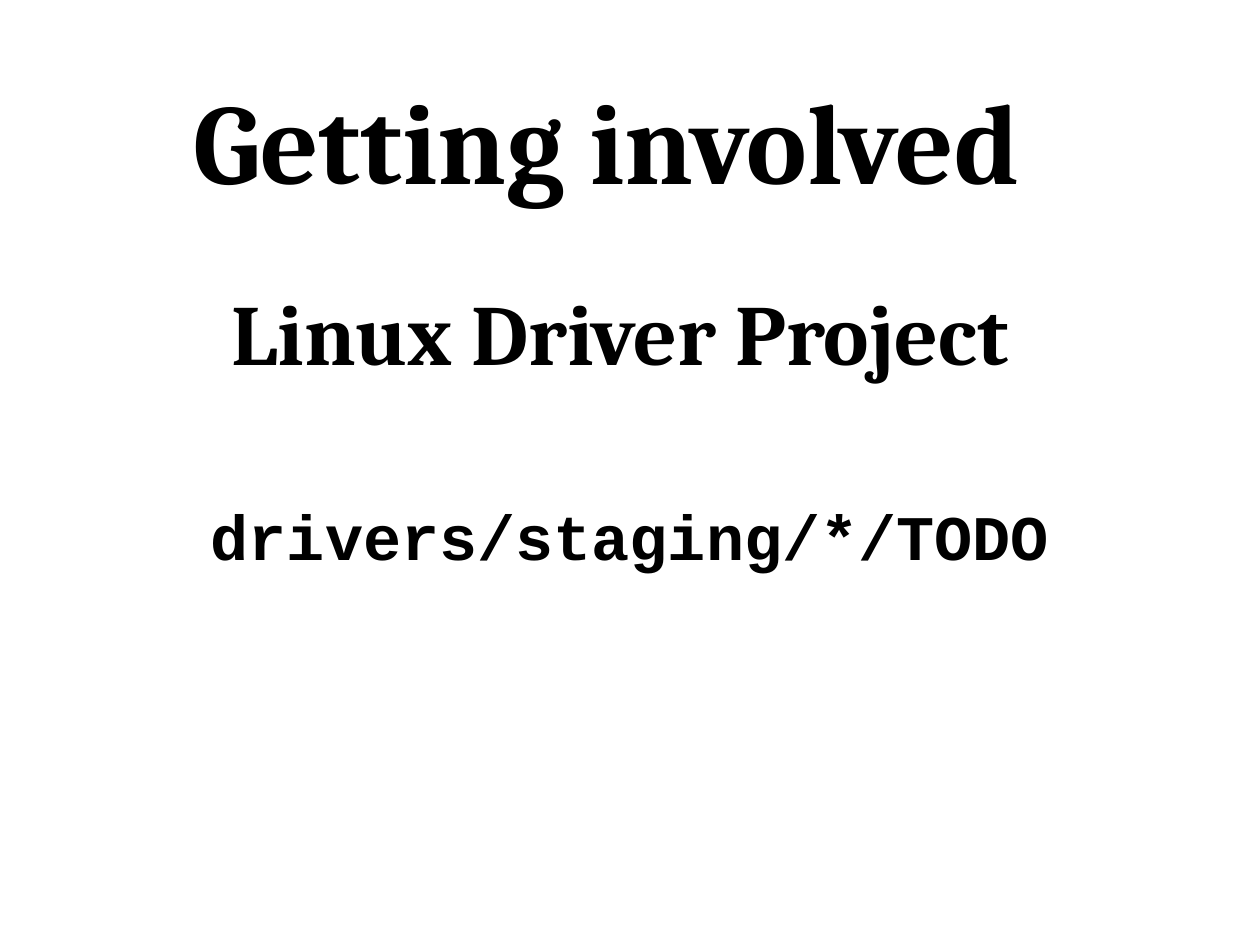
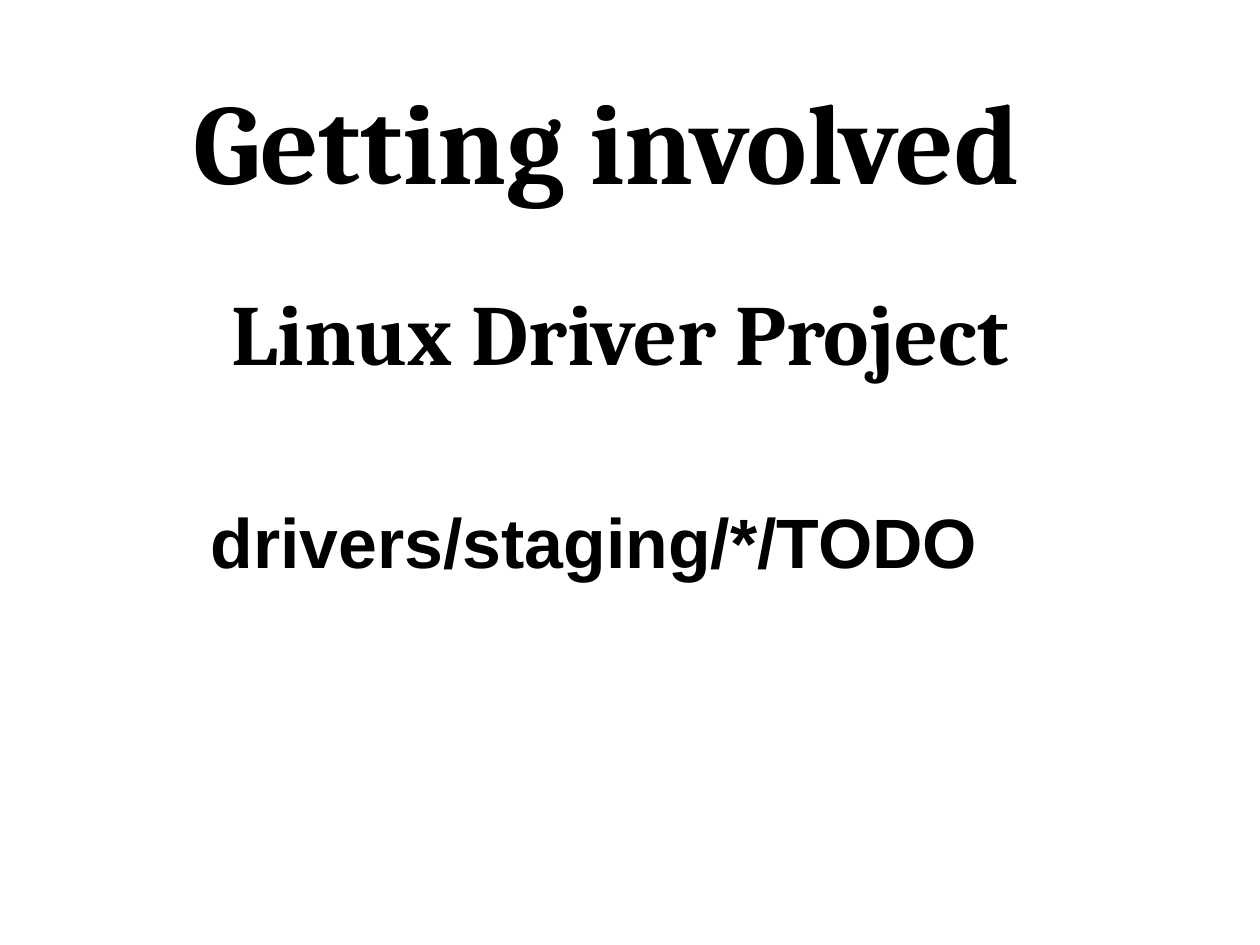
Before and after one commit to gregkh/kernel-development, a slide deck: slide 25 of kernel-development.odp (slide 24 before the commit). Drawn at 1260x945 pixels with LibreOffice and Linux fonts; fonts in the diff are those of the drawing. Boxes give left, top, right and bottom in pixels: in the first picture for what was removed or moved away, otherwise in the second. Text is boxed around its words. In the diff, an @@ line names an element or a change of style, - is before the commit and + after.

```diff
--- a/kernel-development.odp
+++ b/kernel-development.odp
@@ text "drivers/staging/*/TODO" at (x1=211, y1=517, x2=977, y2=581): size 40 to 44 pt, font Courier New to Arial @@
```
Also in this commit, not shown: 12 other slides changed, 1 slide added, 1 slide removed, 1 other file.
